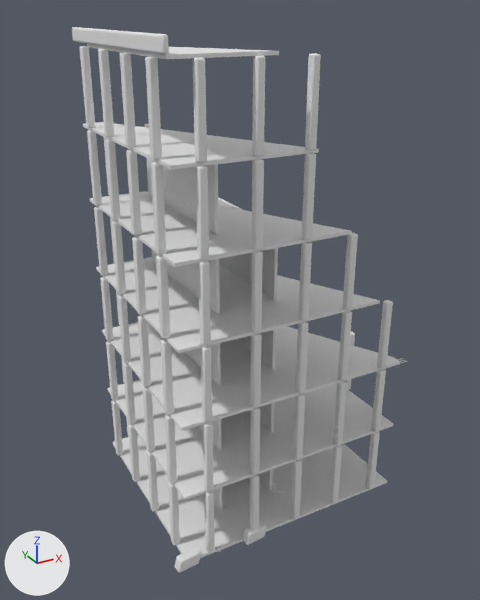
Before and after pictures for a commit that changed the glTF model godot/assets/models/scenery/sunken_city/frame_construction/frame_construction.glb.
Both versions are drawn from a camera (50 mm lens) standing at (-20.9, -37.3, 33.0) and looking at (-0.6, -0.4, 14.5). Lighting does not change. The marker at lower left points along +X, +Y and +Z. The older version comes first. Where no turn or scale is listed for an object, it has been applied to the vertices. Vertices at exactly the same position are counted once.

Names of what the first picture shows: 'Mesh_frame_construction'.
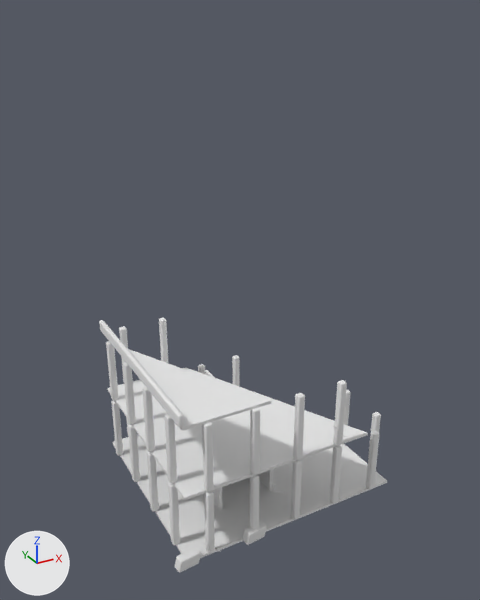
The newer file is also turned or shifted as a whole; pictures and numbers use the older file's frame.

Changed parts and their boxes (x1, y1, x2, y2) in the pictures (480 x 600 px; the box of a moved part takes in the faces that stretch with it):
'Mesh_frame_construction', reshaped (14% narrower, 53% shorter)
    before: (72, 27, 408, 573)
    after: (99, 318, 387, 573)
part 1 of me_geometry_frame_construction, moved or reshaped
    before: (185, 343, 221, 385)
    after: (99, 320, 184, 427)
part 2 of me_geometry_frame_construction, deleted
    before: (72, 27, 408, 450)
part 3 of me_geometry_frame_construction, cut back
    before: (102, 322, 400, 500)
    after: (108, 349, 368, 500)

Diff of the bpy script that builds the scene:
```diff
--- a/godot/assets/models/scenery/sunken_city/frame_construction/frame_construction.glb.py
+++ b/godot/assets/models/scenery/sunken_city/frame_construction/frame_construction.glb.py
@@ me_geometry_frame_construction @@
 # used by ob_mesh_frame_construction; location = (0.0, 0.0, 0.0)
-me_geometry_frame_construction.from_pydata(...)  # 7722 vertices, 15076 faces; spans x -9.0..9.0, y -7.8..7.8, z 0.0..31.9
+me_geometry_frame_construction.from_pydata(...)  # 2952 vertices, 5760 faces; spans x -9.0..8.6, y -7.8..7.8, z 0.0..11.5
+# me_geometry_frame_construction part 1: the loose piece of 96 vertices spanning x -4.1..-3.9, y -4.0..6.6, z 10.6..15.5 is scaled about its middle by (1.2, 1.38, 0.149), then moved by (-4.1, -1.2, -2.0)
+# me_geometry_frame_construction part 2: 56 loose pieces with 4764 vertices, spanning x -8.4..9.0, y -7.4..7.8, z 5.5..31.9, are deleted
+# me_geometry_frame_construction part 3
+# 14 vertices are removed from x -8.2..8.3, y -7.2..7.5, z 5.3..10.6
+# 30 faces are deleted
+# 8 vertices are added at x -8.2..6.0, y -7.2..7.5, z 5.3..10.6
+# 18 new faces join them
 me_geometry_frame_construction.materials.append(mat_sea_matte)
-me_geometry_frame_construction.materials.append(mat_sea_metal)  # white #e7e7e7
```
